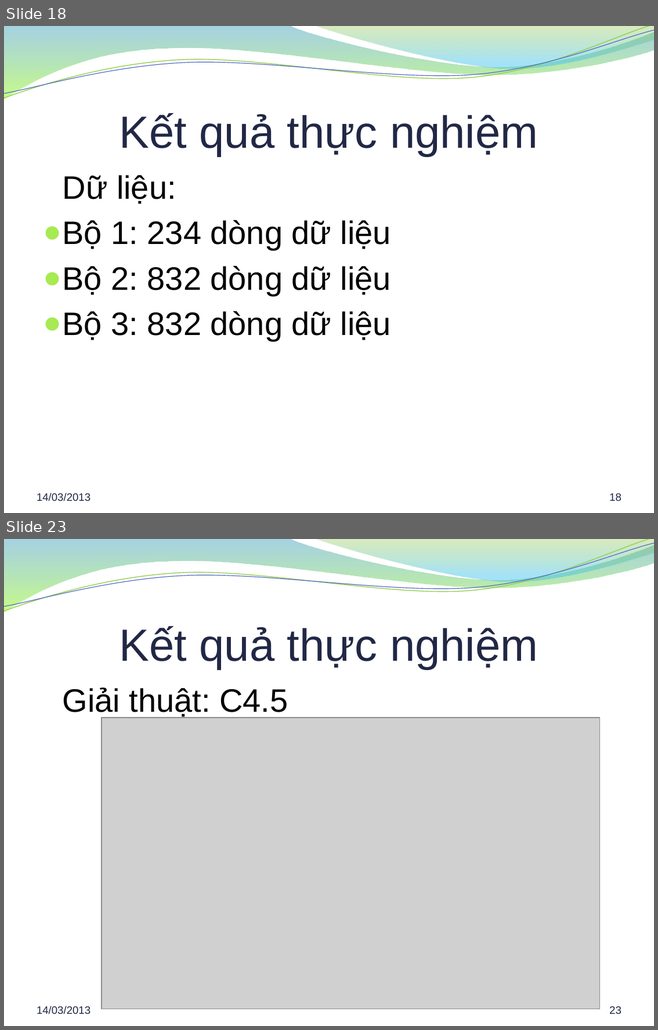
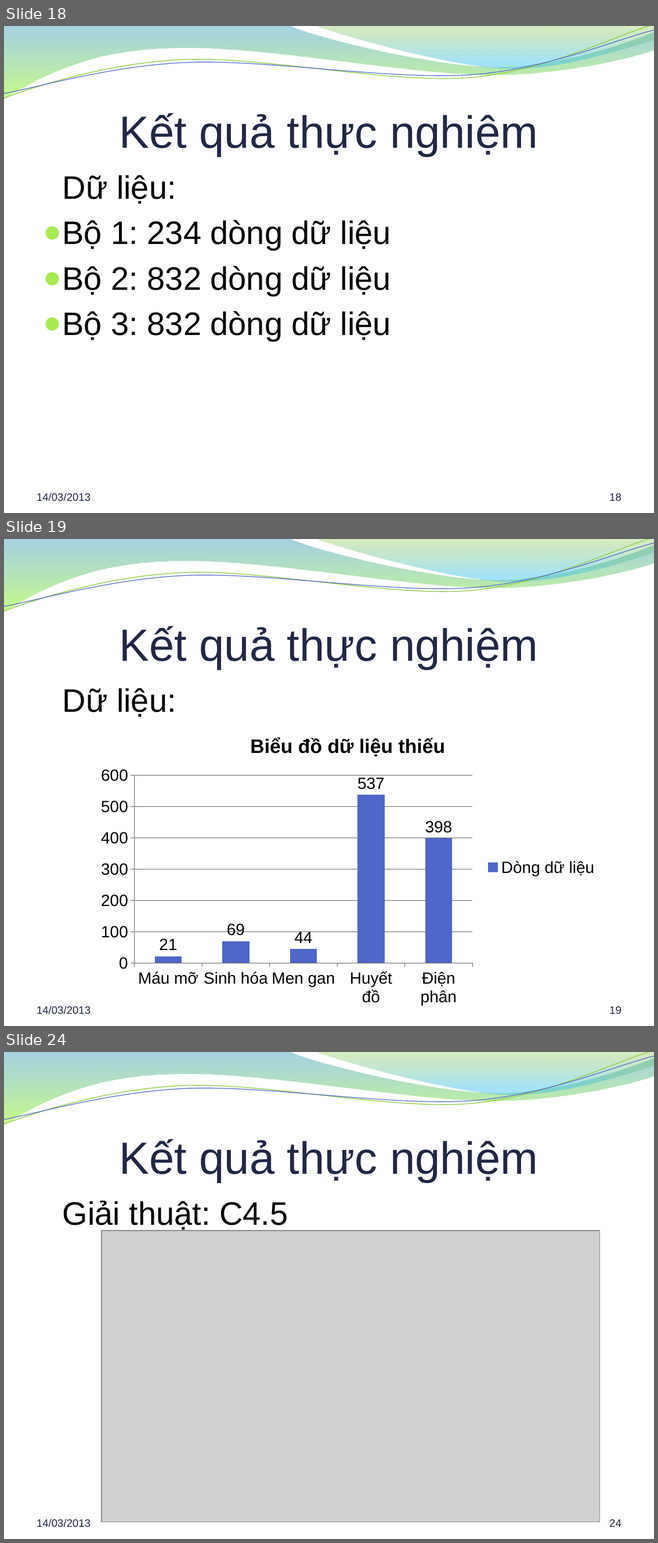
Before and after one commit to hung94it/benhvien, a slide deck: Diabetes/Documents/Report/Bao cao khoa luan.pptx. Shown one above the other, each under a label of ours: slides 18 and 23 before the commit, slides 18, 19 and 24 after it; the slides between them are not shown. The pictures are 658x1030 and 658x1543 pixels, drawn with LibreOffice and Linux fonts; fonts in the diff are those of the drawing; grey boxes stand for pictures; background and template pictures are left out. Boxes give left, top, right and bottom in pixels: in the first picture for what was removed or moved away, otherwise in the second. Text is boxed around its words. In the diff, an @@ line names an element or a change of style, - is before the commit and + after.

```diff
--- a/Diabetes/Documents/Report/Bao cao khoa luan.pptx
+++ b/Diabetes/Documents/Report/Bao cao khoa luan.pptx
@@ slide 19 added at (4,539,654,1026), background picture (left out); not listed: 4 template elements that a slide beside it also shows @@
@@ title added at (119,626,538,669), 50 pt, text #212745 @@
+Kết quả thực nghiệm
@@ text added at (63,688,176,717), 36 pt, text #000000 @@
+Dữ liệu:
@@ column chart added at (90,723,605,1011) @@
+title "Biểu đồ dữ liệu thiếu"
+categories: Máu mỡ, Sinh hóa, Men gan, Huyết đồ, Điện phân
+Dòng dữ liệu: 21, 69, 44, 537, 398
@@ text added at (36,1006,90,1015), 12 pt, text #202542 @@
+14/03/2013
@@ page number added at (609,1006,621,1014), 12 pt, text #202542 @@
+19
@@ what was slide 23 is now slide 24 @@
@@ page number at (609,1519,621,1527): text changed @@
-23
+24
```
Also in this commit, not shown: 5 slides changed, 1 other file.
